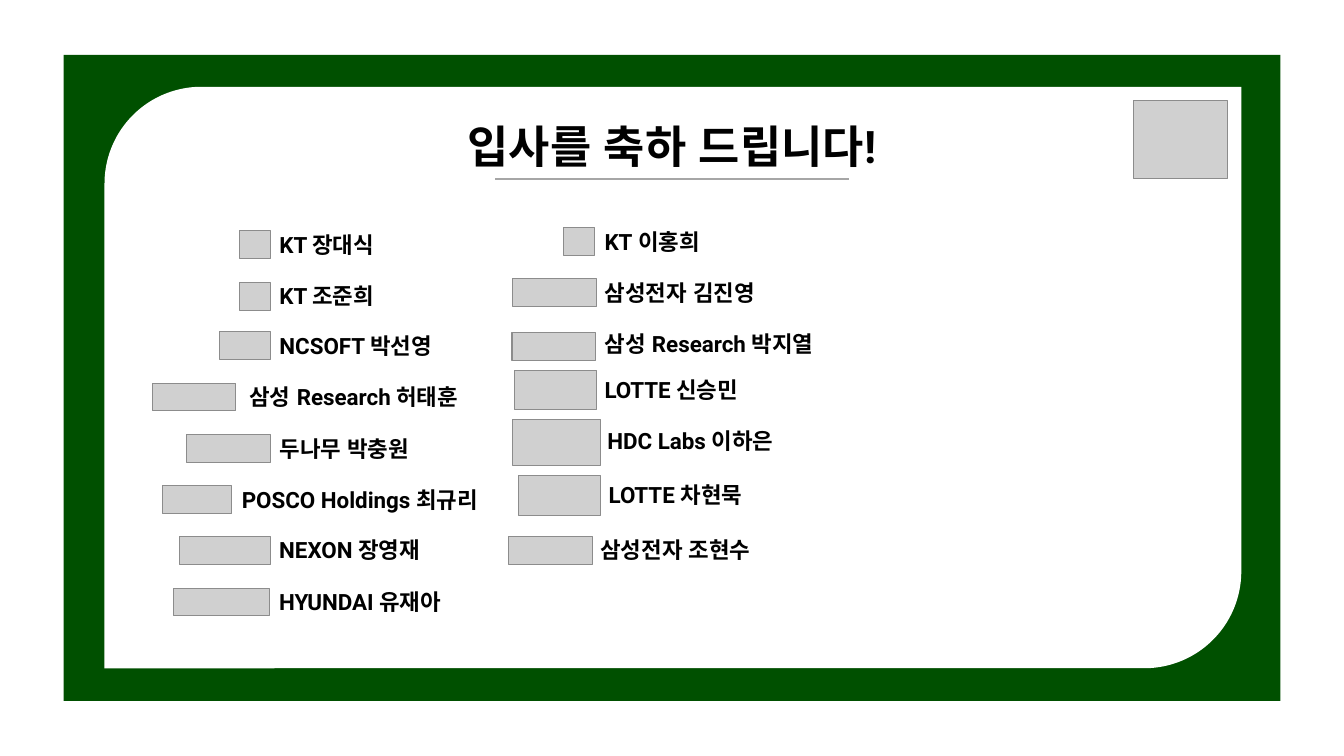
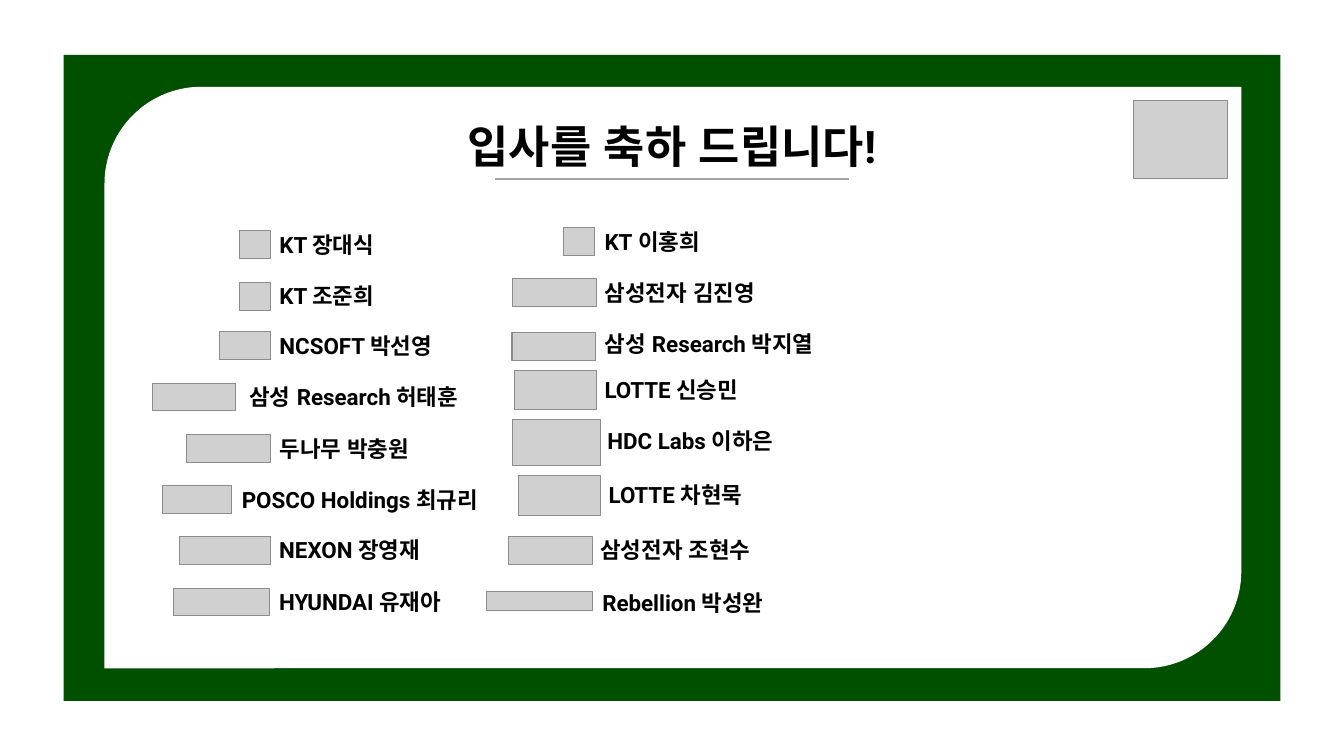
Before and after one commit to NLPlab-skku/NLPlab-skku.github.io, a slide deck: slide 3 of assets/img/notice/template.pptx. Drawn at 1344x756 pixels with LibreOffice and Linux fonts; fonts in the diff are those of the drawing; grey boxes stand for pictures. Boxes give left, top, right and bottom in pixels: in the first picture for what was removed or moved away, otherwise in the second. Text is boxed around its words. In the diff, an @@ line names an element or a change of style, - is before the commit and + after.

```diff
--- a/assets/img/notice/template.pptx
+++ b/assets/img/notice/template.pptx
@@ picture added at <box>487,592,593,611</box> @@
@@ text added at <box>602,592,764,613</box>, 16 pt, text #000000, bold @@
+Rebellion 박성완
```
Also in this commit, not shown: 1 other file.
